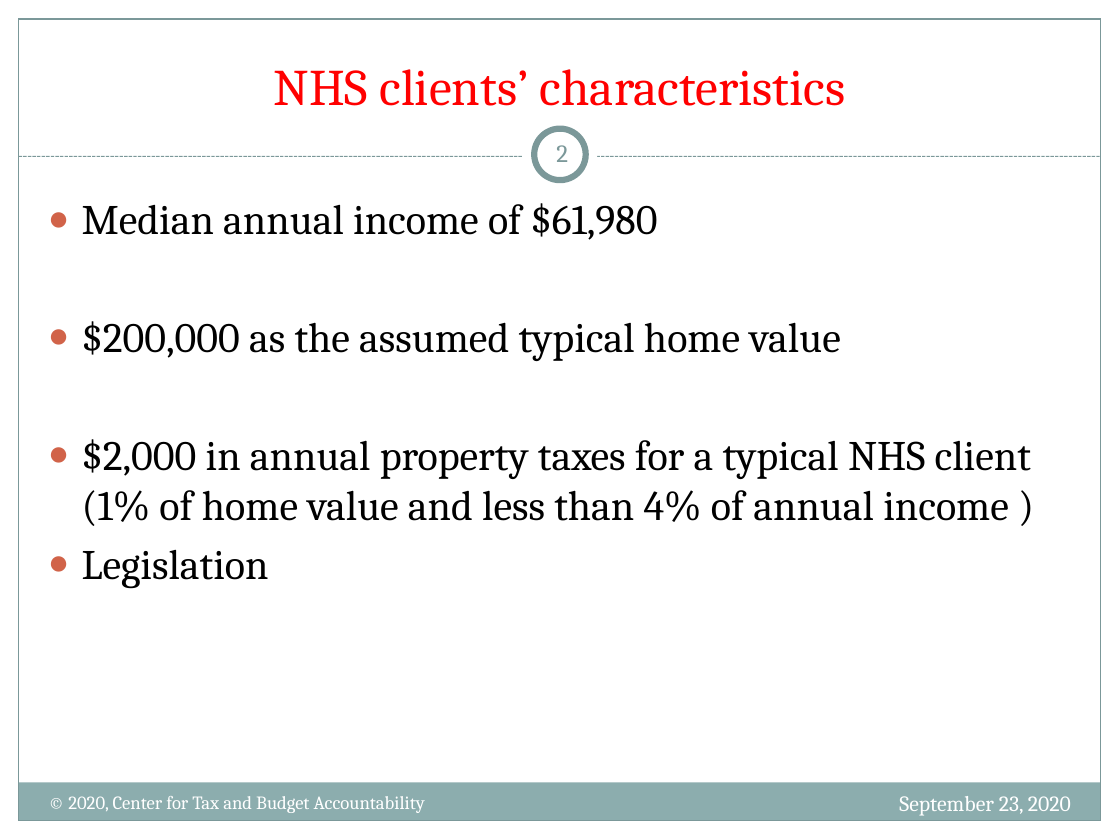
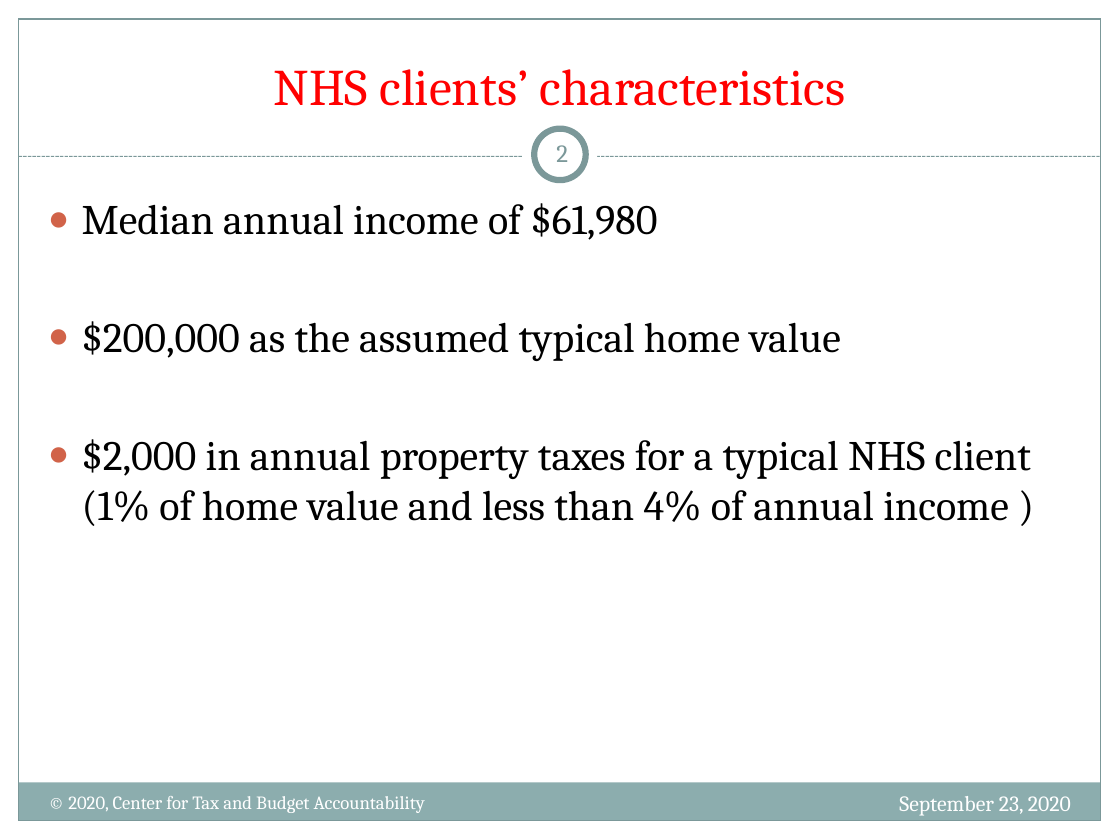
Before and after one commit to nanojgarcia/CTBA_FD, a slide deck: slide 2 of NHS - Gentrification in the City of Chicago.pptx. Drawn at 1120x840 pixels with LibreOffice and Linux fonts; fonts in the diff are those of the drawing. Boxes give left, top, right and bottom in pixels: in the first picture for what was removed or moved away, otherwise in the second. Text is boxed around its words. In the diff, an @@ line names an element or a change of style, - is before the commit and + after.

```diff
--- a/NHS - Gentrification in the City of Chicago.pptx
+++ b/NHS - Gentrification in the City of Chicago.pptx
@@ text at bbox=[82, 550, 269, 589]: paragraph removed @@
-● Legislation
```
Also in this commit, not shown: 15 other slides changed, 1 slide added, 1 other file.
